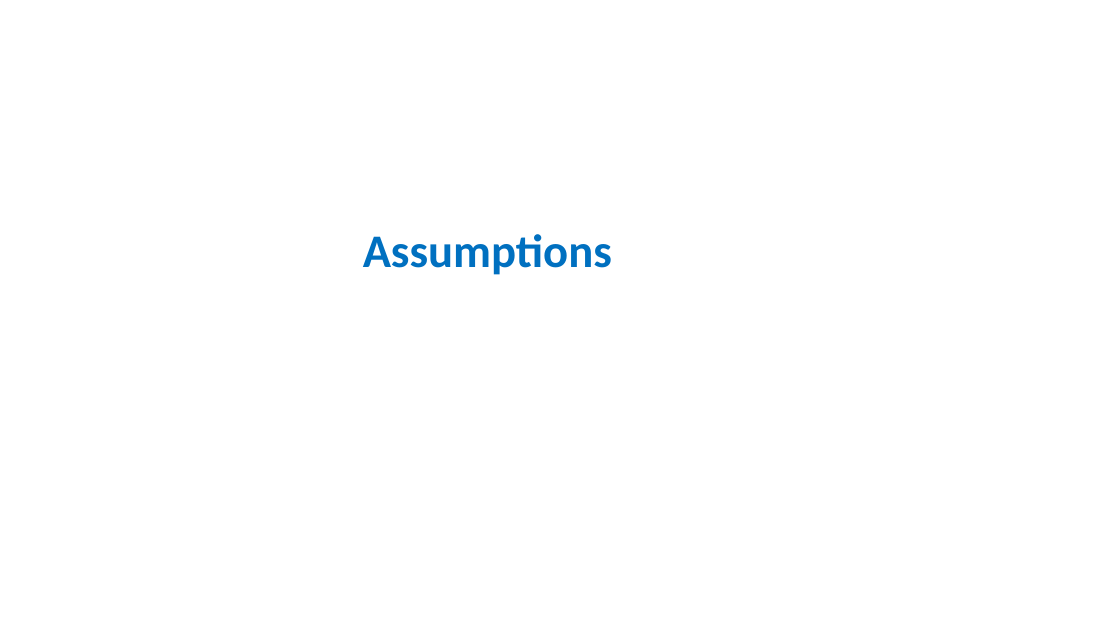
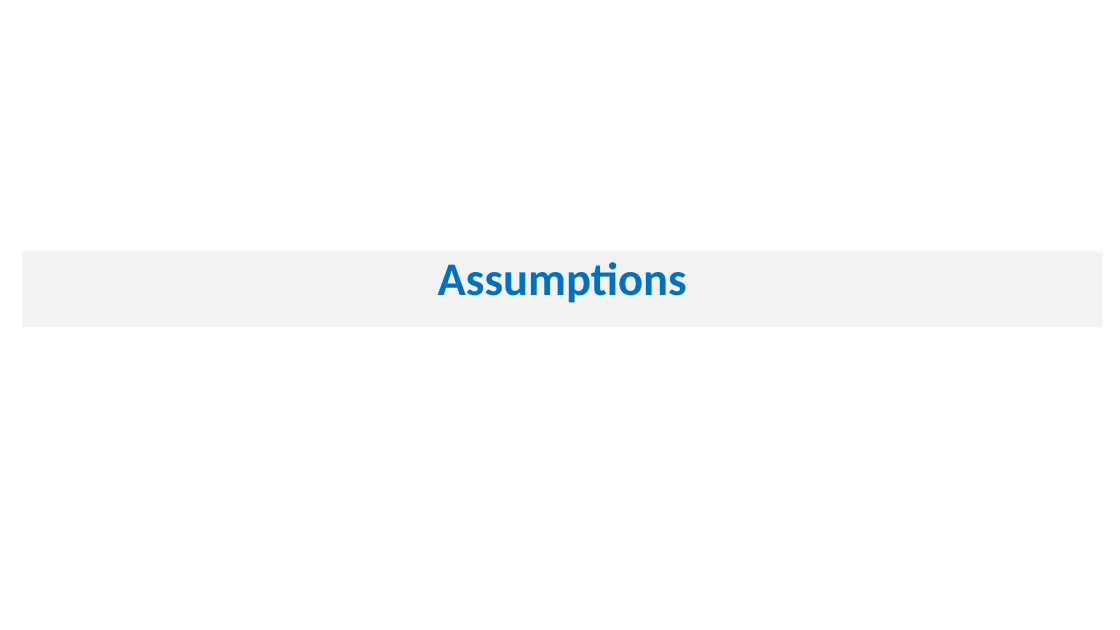
Before and after one commit to manasagodkhindi/AmesHousingPrediction, a slide deck: slide 25 of HousingPricesPresentations.pptx (slide 26 before the commit). Drawn at 1120x630 pixels with LibreOffice and Linux fonts; fonts in the diff are those of the drawing. Boxes give left, top, right and bottom in pixels: in the first picture for what was removed or moved away, otherwise in the second. Text is boxed around its words. In the diff, an @@ line names an element or a change of style, - is before the commit and + after.

```diff
--- a/HousingPricesPresentations.pptx
+++ b/HousingPricesPresentations.pptx
@@ text "Assumptions": place and size @@
-text "Assumptions" at box(363, 234, 612, 275)
+text "Assumptions" at box(23, 251, 1103, 327)
@@ text "Assumptions" at box(23, 251, 1103, 327): fill none to #F2F2F2 @@
```
Also in this commit, not shown: 19 other slides changed, 2 slides added, 2 slides removed.
